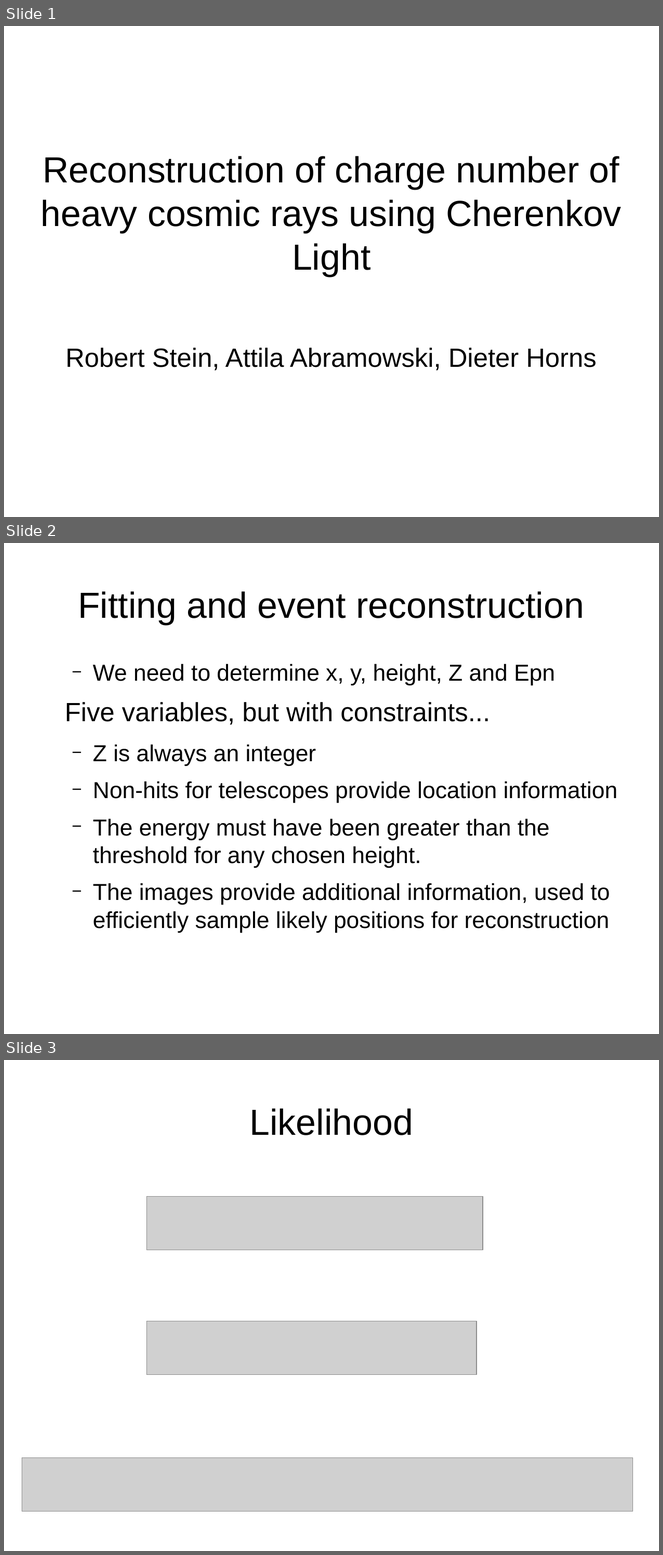
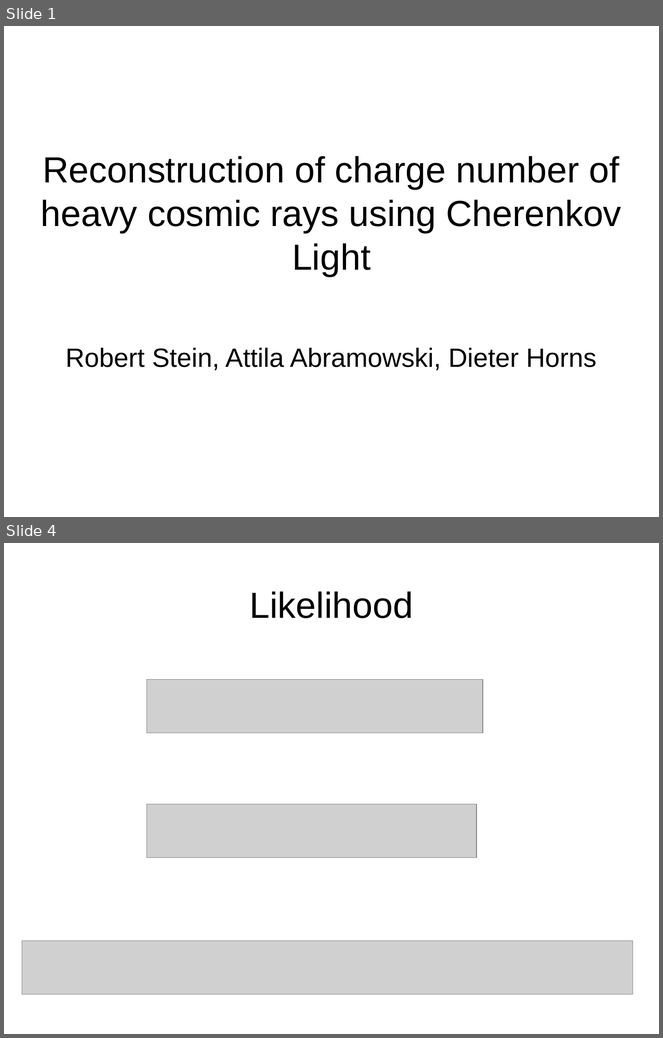
Before and after one commit to robertdstein/DESY, a slide deck: presentations/dpg presentation/slides.odp. Shown one above the other, each under a label of ours: slides 1, 2 and 3 before the commit, slides 1 and 4 after it; the slides between them are not shown. The pictures are 663x1555 and 663x1038 pixels, drawn with LibreOffice and Linux fonts; fonts in the diff are those of the drawing; grey boxes stand for pictures. Boxes give left, top, right and bottom in pixels: in the first picture for what was removed or moved away, otherwise in the second. Text is boxed around its words. In the diff, an @@ line names an element or a change of style, - is before the commit and + after.

```diff
--- a/presentations/dpg presentation/slides.odp
+++ b/presentations/dpg presentation/slides.odp
@@ slide 2 removed at [4,543,659,1034], background #FFFFFF @@
@@ title removed at [78,591,584,625] @@
-Fitting and event reconstruction
@@ text removed at [65,664,618,933] @@
-  − We need to determine x, y, height, Z and Epn
-Five variables, but with constraints...
-  − Z is always an integer
-  − Non-hits for telescopes provide location information
-  − The energy must have been greater than the threshold for any chosen height.
-  − The images provide additional information, used to efficiently sample likely positions for reconstruction
@@ what was slide 3 is now slide 4 @@
```
Also in this commit, not shown: 2 slides changed, 3 slides added, 44 other files.
